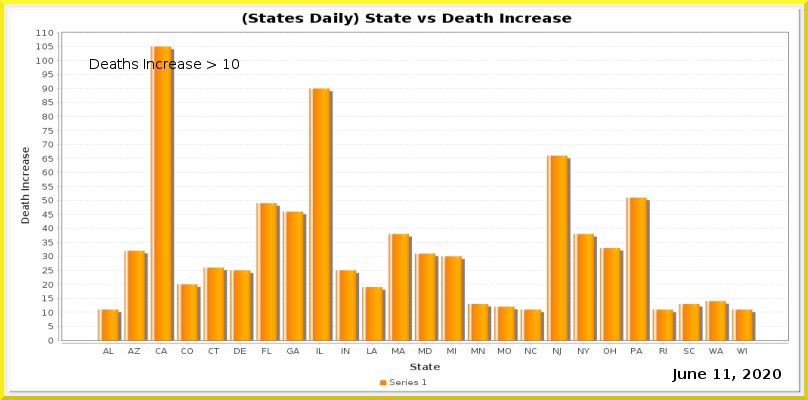
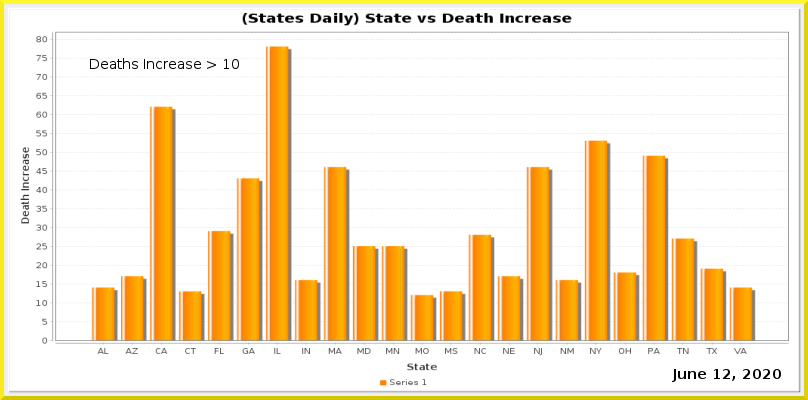
The second 808px x 400px image is a revision of the first. Changes to its layers:
painted on "Current Date" over (723, 369, 730, 379)
painted on "Date_vs_TestIncrease.png" over (36, 29, 789, 371)
